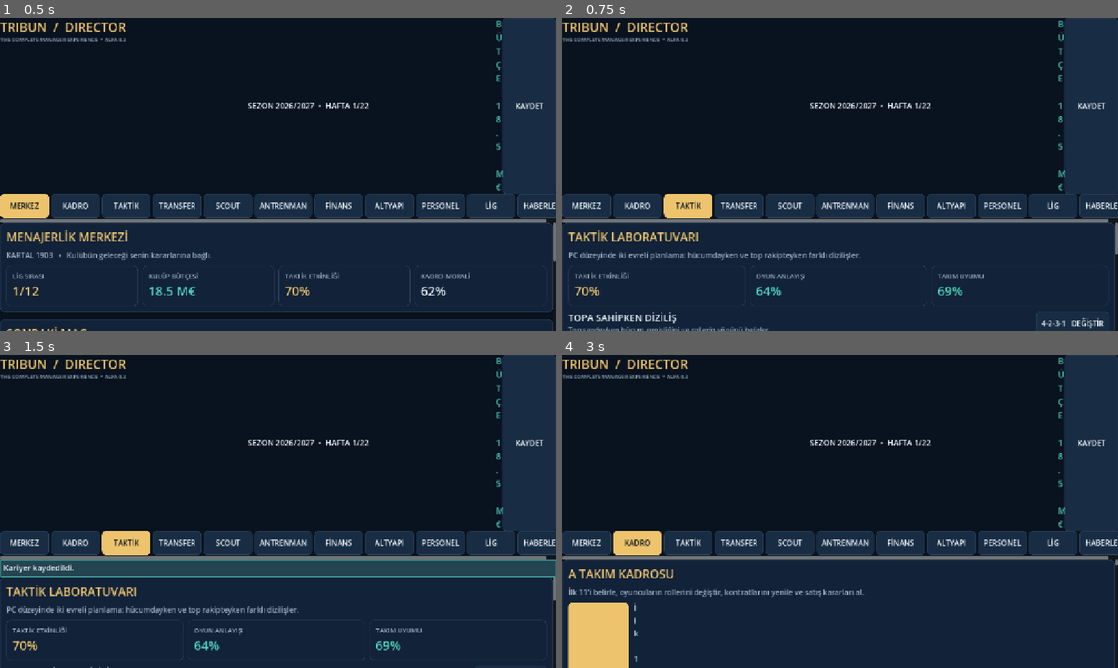
Above: before the commit, frames 1-4 (two rows, left to right).
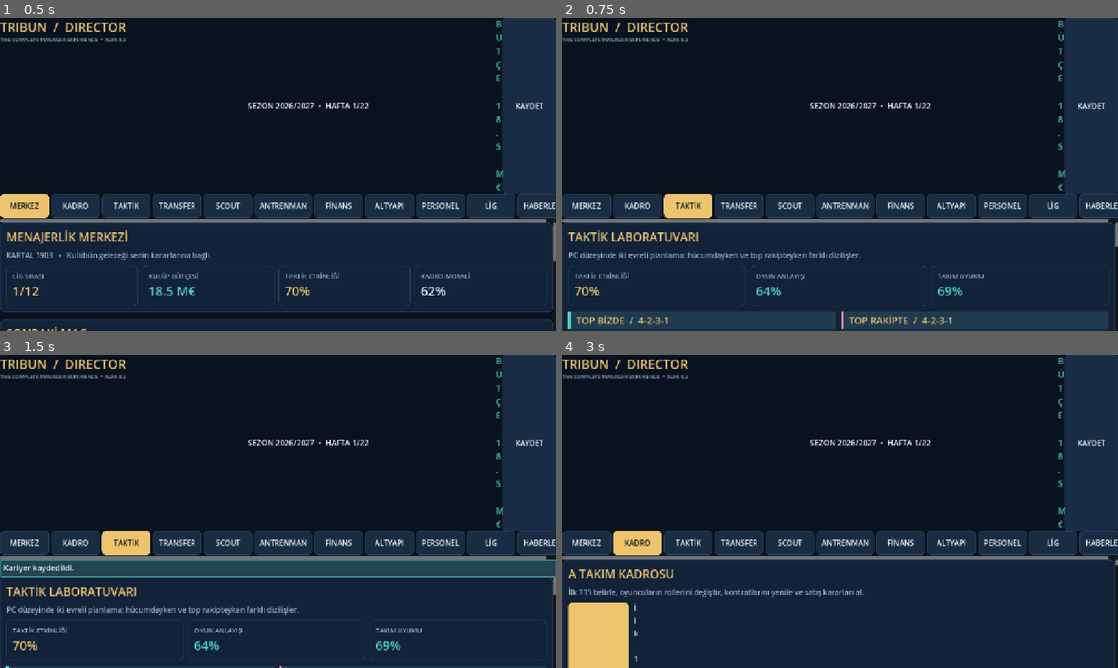
Above: after the commit, the same moments.

Repository: bilalgunes4772-max/Tribun-arena
Game: Godot game, scene res://scenes/main.tscn
Same seed, same stepped clock (60 frames per second), same inputs: the game is played once before the commit and once after it.
Inputs:
- Up to frame 1 (0.5 s): no input
- Up to frame 2 (0.75 s): click "TAKTİK" at 0.5 s
- Up to frame 3 (1.5 s): click "KAYDET" at 1.25 s
- Up to frame 4 (3 s): click "MERKEZ" at 2 s; click "KADRO" at 2.75 s

Frame 1 is identical in both runs. In frame 2, 4.8% of the frame differs, in the area x 1-100%, y 72-100%; in frame 3, 0.6%; in frame 4, nothing differs.

Commit message:
Show two fully drawn tactical pitch boards for possession and defensive shapes

Diff:
--- a/scripts/director_ui.gd
+++ b/scripts/director_ui.gd
@@ -1,6 +1,7 @@
 extends Control
 ## TRIBUN ARENA DIRECTOR mobile UI: dense PC-style information, touch-friendly controls.
 const CORE = preload("res://scripts/director_core.gd")
+const PITCH_BOARD = preload("res://scripts/tactical_board.gd")
 const BG := Color("#09121f")
 const PANEL := Color("#112239")
 const PANEL2 := Color("#182c43")
@@ -313,6 +314,15 @@
 	var top: VBoxContainer=block("TAKTİK LABORATUVARI","PC düzeyinde iki evreli planlama: hücumdayken ve top rakipteyken farklı dizilişler.")
 	metrics(top,["TAKTİK ETKİNLİĞİ","OYUN ANLAYIŞI","TAKIM UYUMU"],
 		[str(roundi(sim.training_effectiveness()))+"%",str(roundi(sim.familiarity))+"%",str(roundi(sim.cohesion))+"%"],[GOLD,TEAL,TEAL])
+	var formation_pitches: HBoxContainer=hrow(12)
+	top.add_child(formation_pitches)
+	for phase in range(2):
+		var diagram: Control=PITCH_BOARD.new()
+		diagram.phase=phase
+		diagram.formation_index=sim.formation_on if phase==0 else sim.formation_off
+		diagram.title_text=("TOP BİZDE  /  "+sim.FORMATIONS[sim.formation_on]) if phase==0 else ("TOP RAKİPTE  /  "+sim.FORMATIONS[sim.formation_off])
+		diagram.size_flags_horizontal=Control.SIZE_EXPAND_FILL
+		formation_pitches.add_child(diagram)
 	option_row(top,"TOPA SAHİPKEN DİZİLİŞ",sim.FORMATIONS[sim.formation_on],"on","Top sendeyken hücum genişliğini ve rollerin yönünü belirler.")
 	option_row(top,"TOP RAKİPTEYKEN DİZİLİŞ",sim.FORMATIONS[sim.formation_off],"off","Takım savunmaya geçtiğinde başka bir şekle dönüşür.")
 	option_row(top,"MENTALİTE",sim.MENTALITIES[sim.mentality],"mentality","Fırsat üretimi ile savunma güvenliği arasındaki denge.")
